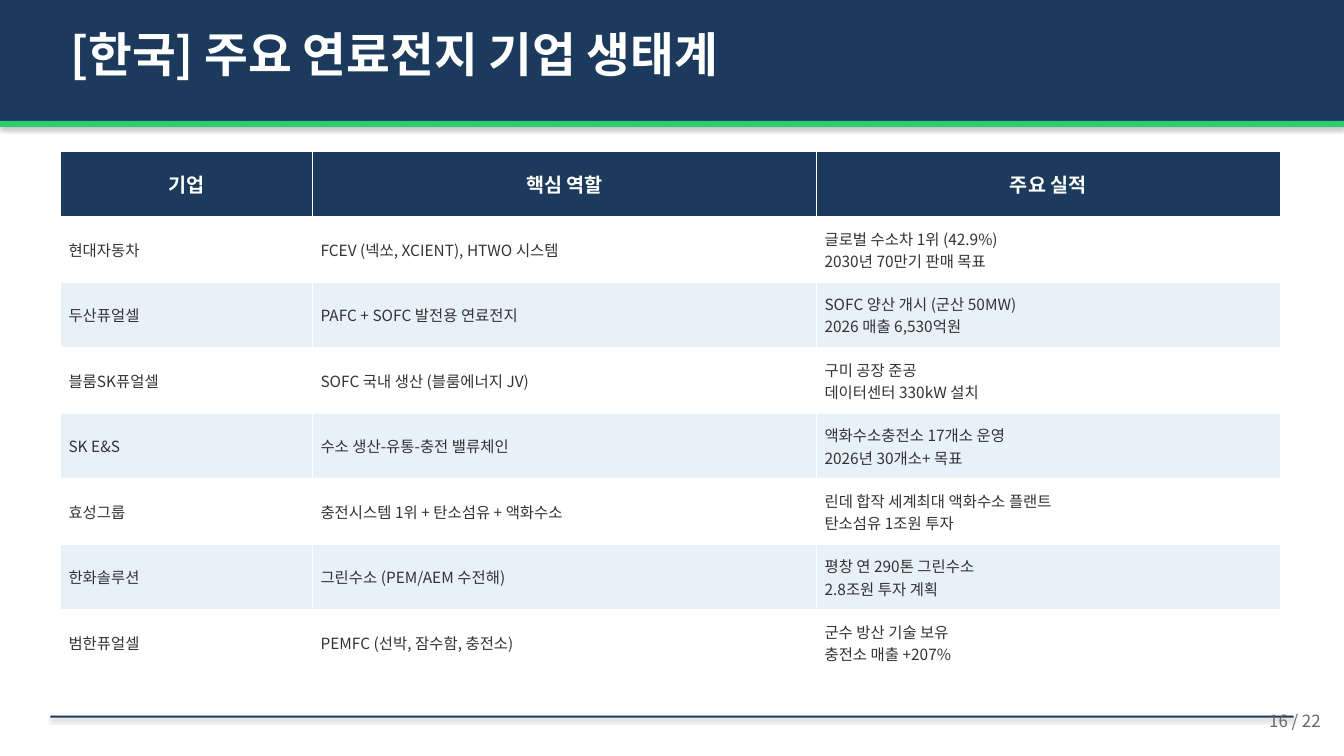
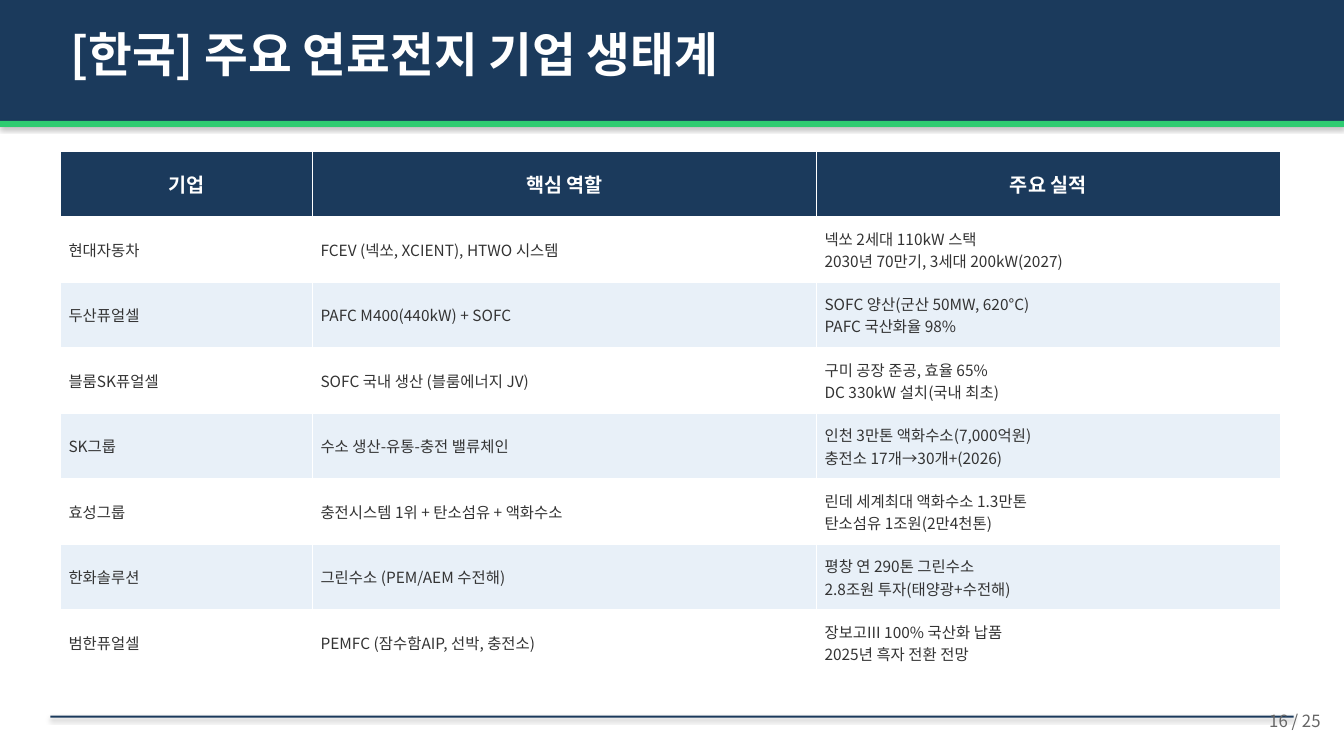
Before and after one commit to hpark1947/Hydrogen, a slide deck: slide 16 of 연료전지/연료전지_발표자료.pptx. Drawn at 1344x756 pixels with LibreOffice and Linux fonts; fonts in the diff are those of the drawing. Boxes give left, top, right and bottom in pixels: in the first picture for what was removed or moved away, otherwise in the second. Text is boxed around its words. In the diff, an @@ line names an element or a change of style, - is before the commit and + after.

```diff
--- a/연료전지/연료전지_발표자료.pptx
+++ b/연료전지/연료전지_발표자료.pptx
@@ table at [60, 151, 1280, 676] @@
-row 2, column 3: 글로벌 수소차 1위 (42.9%) 2030년 70만기 판매 목표
+row 2, column 3: 넥쏘 2세대 110kW 스택 2030년 70만기, 3세대 200kW(2027)
-row 3, column 2: PAFC + SOFC 발전용 연료전지
+row 3, column 2: PAFC M400(440kW) + SOFC
-row 3, column 3: SOFC 양산 개시 (군산 50MW) 2026 매출 6,530억원
+row 3, column 3: SOFC 양산(군산 50MW, 620°C) PAFC 국산화율 98%
-row 4, column 3: 구미 공장 준공 데이터센터 330kW 설치
+row 4, column 3: 구미 공장 준공, 효율 65% DC 330kW 설치(국내 최초)
-row 5, column 1: SK E&S
+row 5, column 1: SK그룹
-row 5, column 3: 액화수소충전소 17개소 운영 2026년 30개소+ 목표
+row 5, column 3: 인천 3만톤 액화수소(7,000억원) 충전소 17개→30개+(2026)
-row 6, column 3: 린데 합작 세계최대 액화수소 플랜트 탄소섬유 1조원 투자
+row 6, column 3: 린데 세계최대 액화수소 1.3만톤 탄소섬유 1조원(2만4천톤)
-row 7, column 3: 평창 연 290톤 그린수소 2.8조원 투자 계획
+row 7, column 3: 평창 연 290톤 그린수소 2.8조원 투자(태양광+수전해)
-row 8, column 2: PEMFC (선박, 잠수함, 충전소)
+row 8, column 2: PEMFC (잠수함AIP, 선박, 충전소)
-row 8, column 3: 군수 방산 기술 보유 충전소 매출 +207%
+row 8, column 3: 장보고III 100% 국산화 납품 2025년 흑자 전환 전망
@@ text at [1269, 714, 1321, 727]: text changed @@
-16 / 22
+16 / 25
```
Also in this commit, not shown: 20 other slides changed, 3 slides added, 4 other files.
